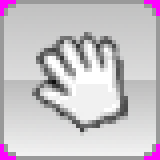
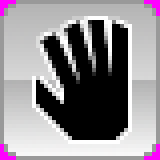
Layers edited between the first and the second 160 × 160 image:
moved "Layer #2" above "Layer #5", painted on it over [left=4, top=4, right=156, bottom=140]
painted on "Layer #5" over [left=28, top=16, right=132, bottom=144]
hid "Layer", moved it above "Layer #4", painted on it over [left=4, top=4, right=156, bottom=156]
painted on "Layer #4" over [left=4, top=4, right=156, bottom=156]
showed "Layer #3", painted on it over [left=4, top=4, right=156, bottom=136]
painted on "Layer #1" over [left=4, top=4, right=156, bottom=156]
